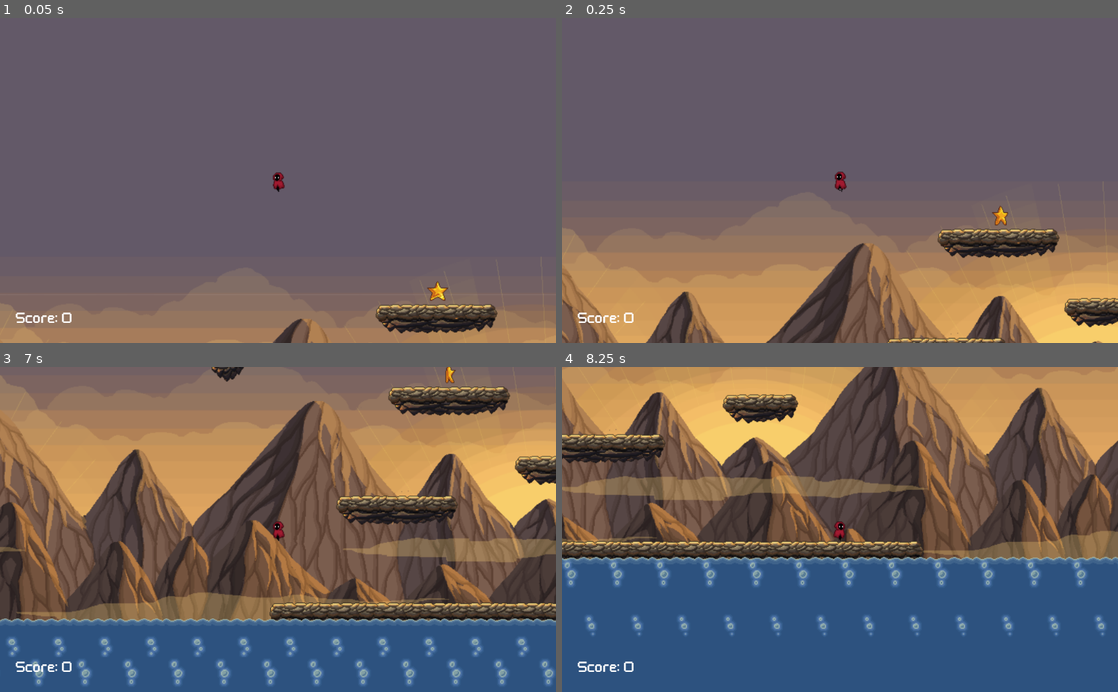
Above: before the commit, frames 1-4 (two rows, left to right).
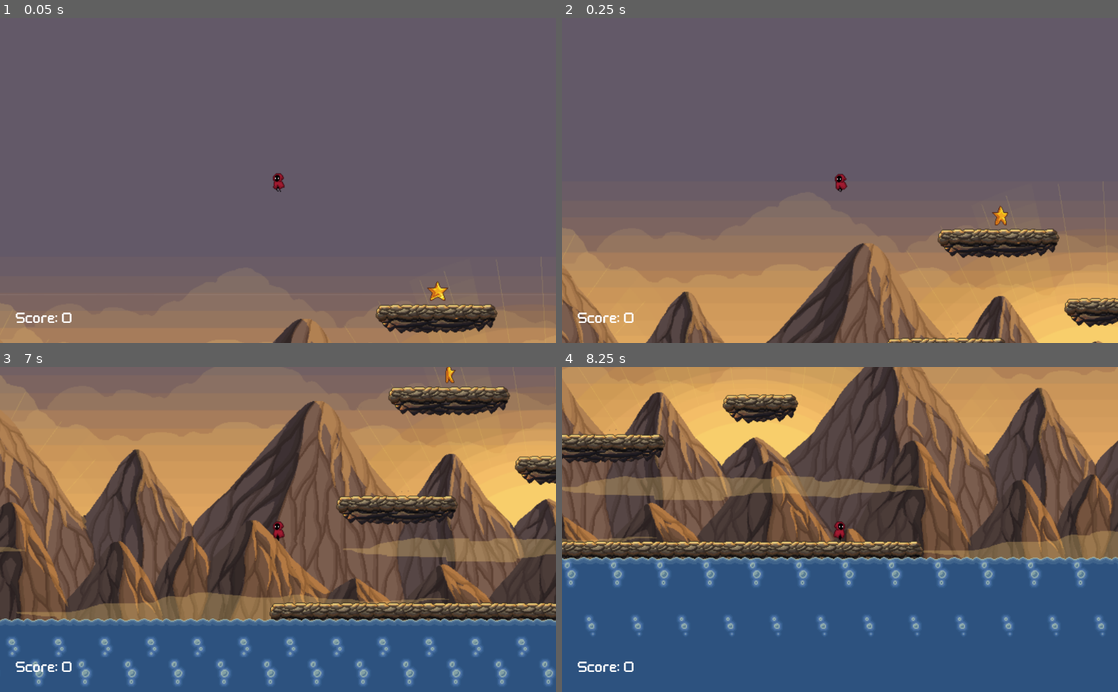
Above: after the commit, the same moments.

Repository: MisterSim8/Fiery-Mountain
Game: Godot game, scene res://scenes/main.tscn
The game is run twice, just before and just after one commit, with the same random seed, the same clock (stepped at 60 frames per second) and the same inputs. The project has no main scene, so this scene is started directly.
Inputs:
- Up to frame 1 (0.05 s): no input
- Up to frame 2 (0.25 s): no input
- Up to frame 3 (7 s): hold D (right) 0.53-2.03 s; tap T (test) every 0.75 s from 0.6 to 6.6 s; tap W (jump) at 0.77, 1.52, 3.02, 3.77, 4.52, 6.02, 6.77 s; hold A (left) 2.03-2.78 s; hold D (right) 2.78-4.28 s; hold A (left) 4.28-5.03 s; hold D (right) 5.03-5.78 s; hold A (left) from 5.78 s (still down)
- Up to frame 4 (8.25 s): release A (left) at 7.28 s; hold D (right) from 7.28 s (still down); tap T (test) at 7.35, 8.1 s; tap W (jump) at 7.52 s

The runs differ from the first frame. In frame 1, less than 0.1% of the frame differs, in the area x 49-52%, y 47-54%; in frame 2, less than 0.1%; in frame 3, 0.2%, in the area x 38-44%, y 0-5%; in frame 4, nothing differs.

Commit message:
maj algo plateformes

Diff:
--- a/godot-project/scenes/Player.tscn
+++ b/godot-project/scenes/Player.tscn
@@ -212,6 +212,7 @@
 [node name="AnimatedSprite" type="AnimatedSprite" parent="."]
 frames = SubResource( 5 )
 animation = "default-walk-left"
+frame = 2
 playing = true
 __meta__ = {
 "_edit_lock_": true
--- a/godot-project/scenes/main.tscn
+++ b/godot-project/scenes/main.tscn
@@ -62,11 +62,7 @@
 "_edit_lock_": true
 }
 
-[node name="colliderTop" type="CollisionShape2D" parent="background"]
-position = Vector2( 319, -26 )
-shape = SubResource( 2 )
-
-[node name="colliderRight" type="CollisionShape2D" parent="background"]
+[node name="colliderright" type="CollisionShape2D" parent="background"]
 position = Vector2( 640, 289 )
 shape = SubResource( 3 )
 __meta__ = {
--- a/godot-project/scenes/platform1.tscn
+++ b/godot-project/scenes/platform1.tscn
@@ -10,6 +10,9 @@
 radius = 12.0
 height = 30.0
 
+[sub_resource type="RectangleShape2D" id=3]
+extents = Vector2( 24, 12 )
+
 [node name="platform1" type="StaticBody2D" groups=["platform"]]
 z_index = 1
 collision_mask = 4
@@ -18,12 +21,33 @@
 tile_set = ExtResource( 1 )
 format = 1
 tile_data = PoolIntArray( 0, 11, 0 )
+__meta__ = {
+"_edit_lock_": true
+}
 
 [node name="colliderbottom" type="CollisionShape2D" parent="."]
 position = Vector2( 33, 36 )
 shape = SubResource( 1 )
+__meta__ = {
+"_edit_lock_": true
+}
 
 [node name="collidertop" type="CollisionShape2D" parent="."]
 position = Vector2( 33, 25 )
 rotation = -1.5708
 shape = SubResource( 2 )
+__meta__ = {
+"_edit_lock_": true
+}
+
+[node name="zone" type="Area2D" parent="."]
+__meta__ = {
+"_edit_lock_": true
+}
+
+[node name="area" type="CollisionShape2D" parent="zone"]
+position = Vector2( 33, 21 )
+shape = SubResource( 3 )
+__meta__ = {
+"_edit_lock_": true
+}
--- a/godot-project/scenes/platform2.tscn
+++ b/godot-project/scenes/platform2.tscn
@@ -1,10 +1,13 @@
-[gd_scene load_steps=3 format=2]
+[gd_scene load_steps=4 format=2]
 
 [ext_resource path="res://assets/tilesets/ground.tres" type="TileSet" id=1]
 
 [sub_resource type="CapsuleShape2D" id=1]
 radius = 18.0
 height = 66.0
+
+[sub_resource type="RectangleShape2D" id=2]
+extents = Vector2( 50.5, 12.5 )
 
 [node name="platform2" type="StaticBody2D" groups=["platform"]]
 z_index = 1
@@ -14,8 +17,26 @@
 tile_set = ExtResource( 1 )
 format = 1
 tile_data = PoolIntArray( 1, 0, 0, 2, 9, 0 )
+__meta__ = {
+"_edit_lock_": true
+}
 
 [node name="collider" type="CollisionShape2D" parent="."]
 position = Vector2( 128, 32 )
 rotation = -1.5708
 shape = SubResource( 1 )
+__meta__ = {
+"_edit_lock_": true
+}
+
+[node name="zone" type="Area2D" parent="."]
+__meta__ = {
+"_edit_lock_": true
+}
+
+[node name="area" type="CollisionShape2D" parent="zone"]
+position = Vector2( 128, 22 )
+shape = SubResource( 2 )
+__meta__ = {
+"_edit_lock_": true
+}
--- a/godot-project/scenes/platform3.tscn
+++ b/godot-project/scenes/platform3.tscn
@@ -1,10 +1,13 @@
-[gd_scene load_steps=3 format=2]
+[gd_scene load_steps=4 format=2]
 
 [ext_resource path="res://assets/tilesets/ground.tres" type="TileSet" id=1]
 
 [sub_resource type="CapsuleShape2D" id=1]
 radius = 18.0
 height = 132.0
+
+[sub_resource type="RectangleShape2D" id=2]
+extents = Vector2( 82, 15.5 )
 
 [node name="platform3" type="StaticBody2D" groups=["platform"]]
 z_index = 1
@@ -14,11 +17,23 @@
 tile_set = ExtResource( 1 )
 format = 1
 tile_data = PoolIntArray( 0, 0, 0, 1, 1, 0, 2, 9, 0 )
-__meta__ = {
-"_edit_lock_": true
-}
 
 [node name="collider" type="CollisionShape2D" parent="."]
 position = Vector2( 96, 32 )
 rotation = -1.5708
 shape = SubResource( 1 )
+__meta__ = {
+"_edit_lock_": true
+}
+
+[node name="zone" type="Area2D" parent="."]
+__meta__ = {
+"_edit_lock_": true
+}
+
+[node name="area" type="CollisionShape2D" parent="zone"]
+position = Vector2( 96, 24.5 )
+shape = SubResource( 2 )
+__meta__ = {
+"_edit_lock_": true
+}
--- a/godot-project/scripts/main.gd
+++ b/godot-project/scripts/main.gd
@@ -8,9 +8,11 @@
 #FIN SCENES
 
 #VAR PLATEFORMES
-const platformYGap = 50 # la constante de distance en y entre les plateformes
-const platformXMinOffset = 30 # la constante de distance minimale en x entre chaque paire de plateformes
-const platformXMaxOffset = 50 # la constante de distance minimale en x entre chaque paire de plateformes
+const platformYGap = 135 # la constante de distance en y entre les plateformes
+const platformXMinOffset = 60 # la constante de distance minimale en x entre chaque paire de plateformes
+const platformXMaxOffset = 80 # la constante de distance minimale en x entre chaque paire de plateformes
+onready var colliderLeft = get_node("background/colliderleft")
+onready var colliderRight = get_node("background/colliderright")
 #FIN VAR PLATEFORMES
 
 #VAR JOUEUR
@@ -34,9 +36,6 @@
 var debutEauX = 0
 #FIN VAR EAU
 
-#VAR JOUEUR
-
-#FIN JOUEUR
 
 # Called when the node enters the scene tree for the first time.
 func _ready():
@@ -54,20 +53,26 @@
 		$textureLoop.rect_size.y+= platformYGap *3
 		$textureLoop.rect_position.y-=platformYGap*3
 
+		# on agrandit les barrières invisibles à gauche et à droite
+		colliderLeft.get_shape().extents.y +=platformYGap * 3
+		colliderRight.get_shape().extents.y += platformYGap * 3
+
 		#on trouve la derniere plateforme placée
 		var lastPlatform = null
+		var lastPlatformX = 0
+		var lastPlatformWidth = 0
+
 		for j in range(get_child_count()):
 			if get_child(j).is_in_group("platform") == true:
 				lastPlatform = get_child(j)
+		print(lastPlatform)
+		lastPlatformX = lastPlatform.position.x
+		lastPlatformWidth = lastPlatform.get_node("zone/area").get_shape().extents.x
 
-		#on détermine la position et le type de la nouvelle plateforme
+		#on détermine le type de la nouvelle plateforme
 		randomize()
 		var nouveauPlatformNum = randi() % 4 + 1
 		var nouveauPlatformInstance = null
-		var nouveauX = randi() % platformXMaxOffset + platformXMinOffset
-		if randi() % 2 + 1 == 1:
-			nouveauX = -nouveauX
-		var nouveauY = lastPlatform.position.y - platformYGap
 
 		if nouveauPlatformNum == 1:
 			nouveauPlatformInstance = scenePlatformUn.instance()
@@ -78,7 +83,25 @@
 		else:
 			nouveauPlatformInstance = scenePlatformUn.instance()
 
-		#on place la plateforme
+		#on détermine le type de la nouvelle plateforme
+		var rng = RandomNumberGenerator.new()
+		rng.randomize()
+		var nouveauX = rng.randi_range(platformXMinOffset,platformXMaxOffset)
+
+		if rng.randi_range(1,2) == 1:
+			nouveauX = -nouveauX
+
+		if (lastPlatformX + nouveauX) < (colliderLeft.position.x + colliderLeft.get_shape().extents.x):
+			nouveauX = -nouveauX
+			print("left true")
+		if (lastPlatformX + lastPlatformWidth + nouveauX) > colliderRight.position.x:
+			print("right true")
+			nouveauX = -nouveauX
+
+		nouveauX = lastPlatform.position.x + lastPlatformWidth +nouveauX
+		var nouveauY = lastPlatform.position.y - platformYGap
+
+#		#on place la plateforme
 		nouveauPlatformInstance.position.x = nouveauX
 		nouveauPlatformInstance.position.y = nouveauY
 		add_child(nouveauPlatformInstance)
@@ -143,7 +166,6 @@
 
 #CALLBACKS
 func _on_star_body_entered(body):
-	print("scored!")
 	scoreJoueur = scoreJoueur + 1
 	#resetPlayer()
 ##FIN CALLBACKS
Not shown: 1 places in godot-project/scenes/platform1.tscn that only renumber resources
